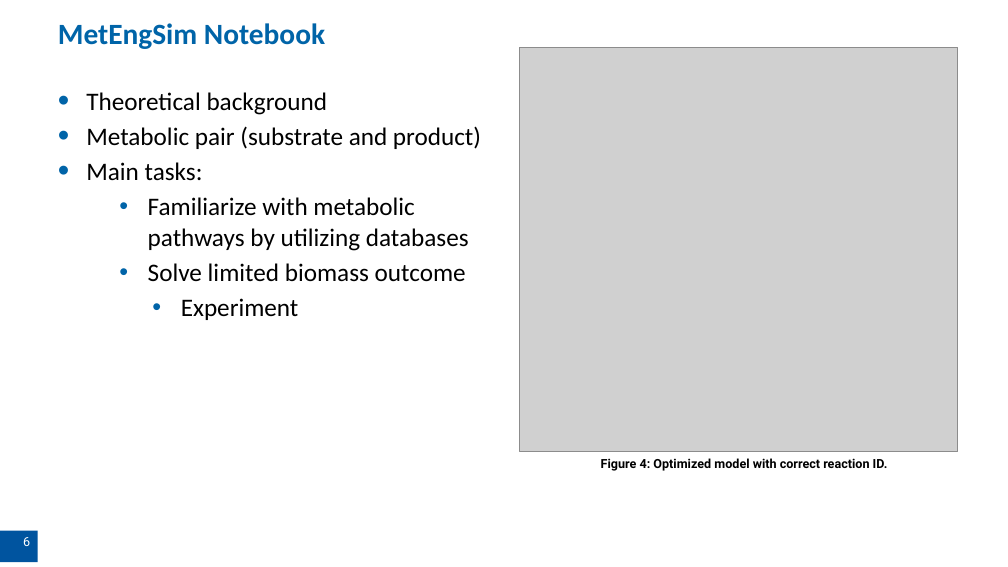
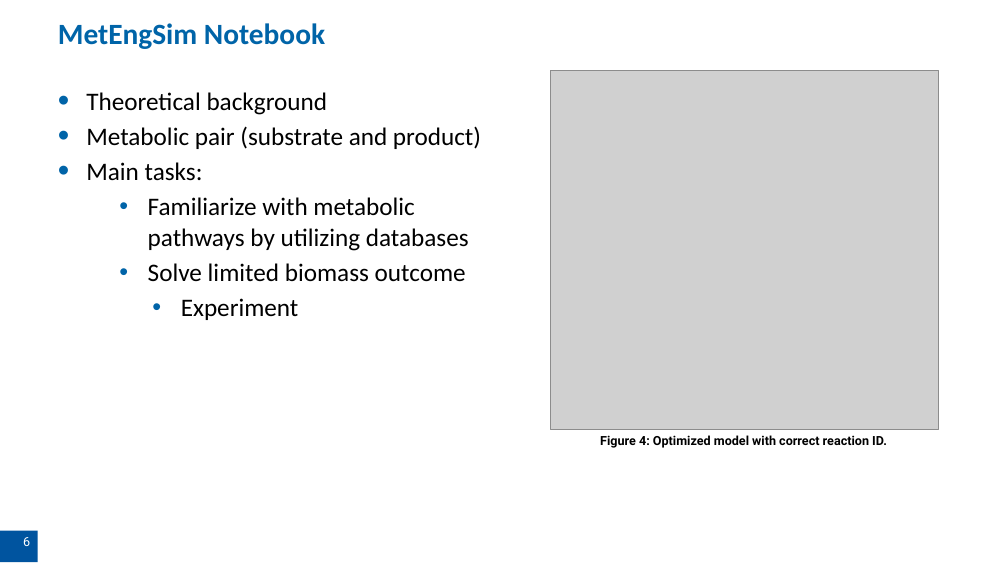
Before and after one commit to iAMB-RWTH-Aachen/BioLabSim, a slide deck: slide 7 of MetEngSim_Introduction.pptx. Drawn at 1008x567 pixels with LibreOffice and Linux fonts; fonts in the diff are those of the drawing; grey boxes stand for pictures; background and template pictures are left out. Boxes give left, top, right and bottom in pixels: in the first picture for what was removed or moved away, otherwise in the second. Text is boxed around its words. In the diff, an @@ line names an element or a change of style, - is before the commit and + after.

```diff
--- a/MetEngSim_Introduction.pptx
+++ b/MetEngSim_Introduction.pptx
@@ picture: place and size @@
-picture at box(520, 48, 958, 452)
+picture at box(551, 70, 939, 430)
@@ text "Figure 4: Optimized model with ...": place and size @@
-text "Figure 4: Optimized model with ..." at box(601, 458, 888, 471)
+text "Figure 4: Optimized model with ..." at box(600, 435, 887, 448)
```
Also in this commit, not shown: 2 other slides changed.
